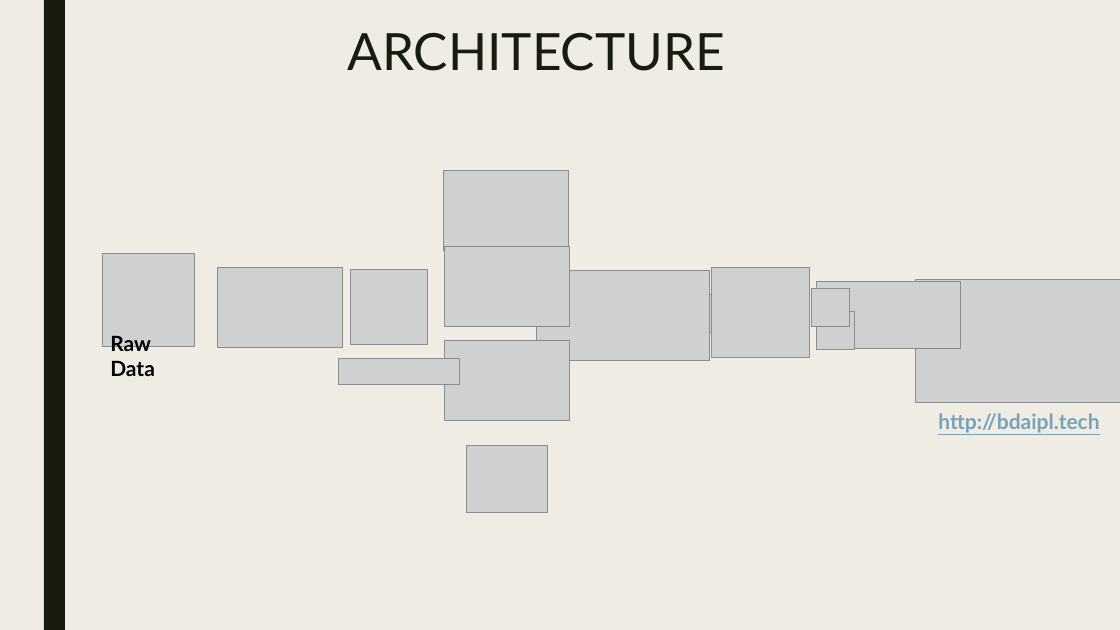
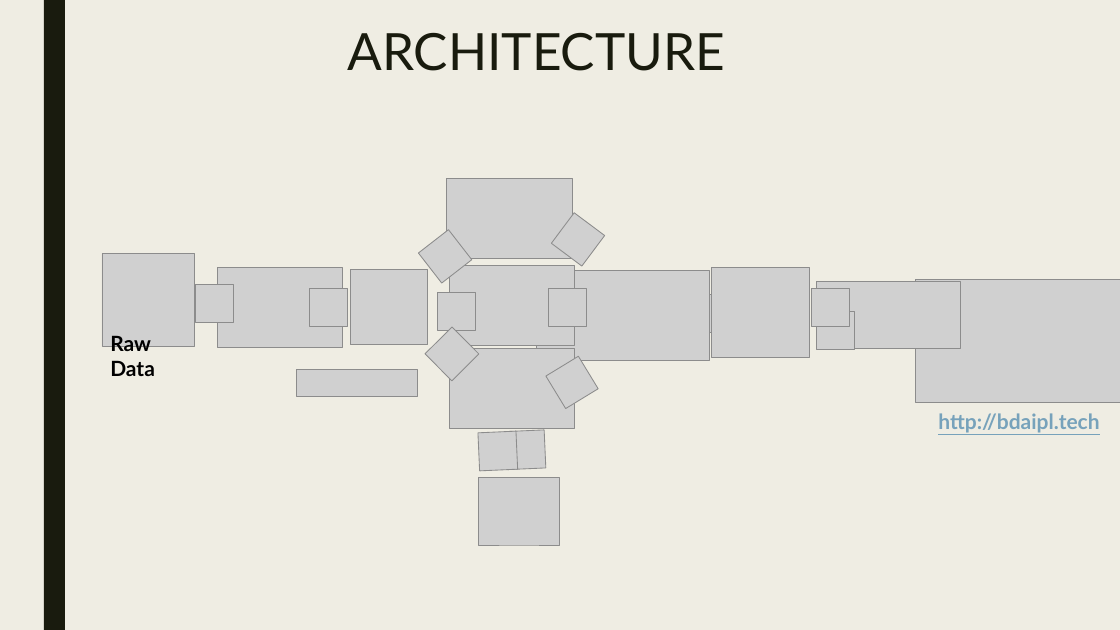
Before and after one commit to CUBigDataClass/Indian-Premier-League, a slide deck: slide 3 of Data Analysis & Visualisations of IPL.pptx. Drawn at 1120x630 pixels with LibreOffice and Linux fonts; fonts in the diff are those of the drawing; grey boxes stand for pictures. Boxes give left, top, right and bottom in pixels: in the first picture for what was removed or moved away, otherwise in the second. Text is boxed around its words. In the diff, an @@ line names an element or a change of style, - is before the commit and + after.

```diff
--- a/Data Analysis & Visualisations of IPL.pptx
+++ b/Data Analysis & Visualisations of IPL.pptx
@@ picture: place and size @@
-picture at (444, 171, 569, 250)
+picture at (447, 178, 572, 258)
@@ picture added at (418, 229, 471, 282) @@
@@ picture added at (551, 213, 604, 265) @@
@@ picture: place and size @@
-picture at (444, 246, 570, 326)
+picture at (450, 266, 575, 345)
@@ picture added at (196, 285, 234, 323) @@
@@ picture added at (310, 288, 348, 326) @@
@@ picture added at (438, 292, 476, 330) @@
@@ picture added at (549, 288, 586, 326) @@
@@ picture added at (425, 327, 478, 381) @@
@@ picture: place and size @@
-picture at (444, 341, 570, 421)
+picture at (450, 349, 575, 429)
@@ picture added at (546, 356, 598, 408) @@
@@ picture: place and size @@
-picture at (339, 358, 460, 384)
+picture at (297, 370, 418, 396)
@@ picture added at (478, 431, 518, 471) @@
@@ picture added at (507, 430, 546, 470) @@
@@ picture: place and size @@
-picture at (466, 445, 548, 513)
+picture at (479, 478, 560, 545)
```
Also in this commit, not shown: 2 other slides changed, 1 slide added, 1 slide removed.
